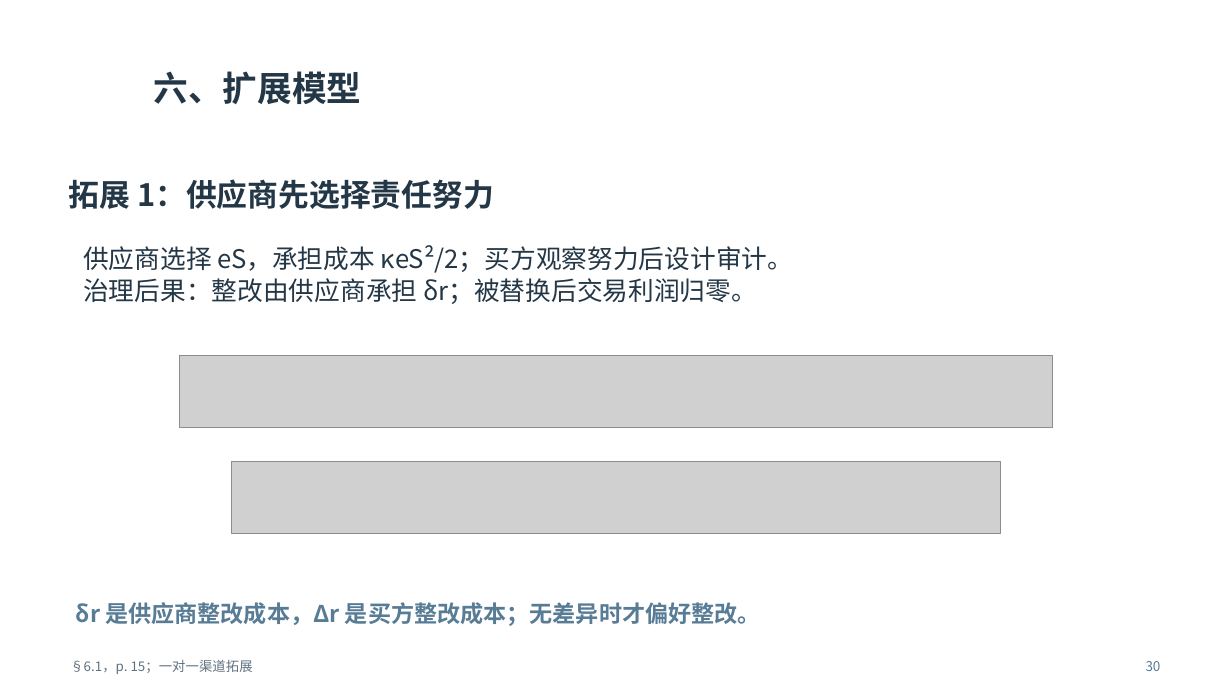
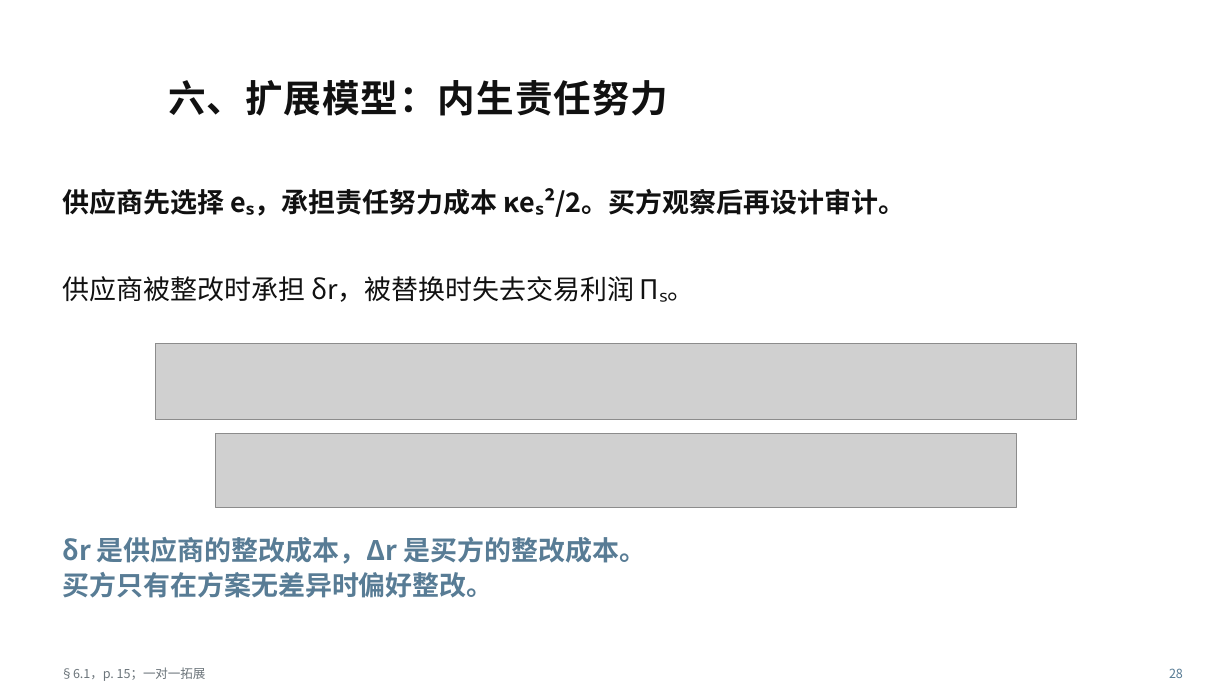
Before and after one commit to shuihongyan7-max/test-codex, a slide deck: slide 28 of 大组会.pptx (slide 30 before the commit). Drawn at 1232x693 pixels with LibreOffice and Linux fonts; fonts in the diff are those of the drawing; grey boxes stand for pictures; background and template pictures are left out. Boxes give left, top, right and bottom in pixels: in the first picture for what was removed or moved away, otherwise in the second. Text is boxed around its words. In the diff, an @@ line names an element or a change of style, - is before the commit and + after.

```diff
--- a/大组会.pptx
+++ b/大组会.pptx
@@ text at [168,80,668,116]: text changed; size 27 to 29.2 pt; text colour #243746 to #111111 @@
-六、扩展模型
+六、扩展模型：内生责任努力
@@ text at [62,188,905,217]: text changed; size 24 to 21 pt; text colour #243746 to #111111 @@
-拓展 1：供应商先选择责任努力
+供应商先选择 eₛ，承担责任努力成本 κeₛ²/2。买方观察后再设计审计。
@@ text at [62,276,695,302]: text changed; size 20 to 21 pt; text colour #243746 to #111111 @@
-供应商选择 eS，承担成本 κeS²/2；买方观察努力后设计审计。
-治理后果：整改由供应商承担 δr；被替换后交易利润归零。
+供应商被整改时承担 δr，被替换时失去交易利润 Πₛ。
@@ picture: place and size @@
-picture at [179,356,1053,428]
+picture at [155,344,1077,420]
@@ picture: place and size @@
-picture at [232,462,1001,533]
+picture at [215,433,1017,507]
@@ text at [62,537,646,598]: text changed; size 18 to 21 pt @@
-δr 是供应商整改成本，Δr 是买方整改成本；无差异时才偏好整改。
+δr 是供应商的整改成本，Δr 是买方的整改成本。
+买方只有在方案无差异时偏好整改。
@@ text at [61,667,206,681]: text changed; size 10.4 to 9.8 pt; text colour #627281 to #6B747A @@
-§6.1，p. 15；一对一渠道拓展
+§6.1，p. 15；一对一拓展
@@ text removed at [1146,661,1161,671] @@
-30
@@ text added at [1169,668,1183,678], 9.8 pt, text #587C95 @@
+28
```
Also in this commit, not shown: 17 other slides changed, 25 slides added, 31 slides removed, 1 other file.
